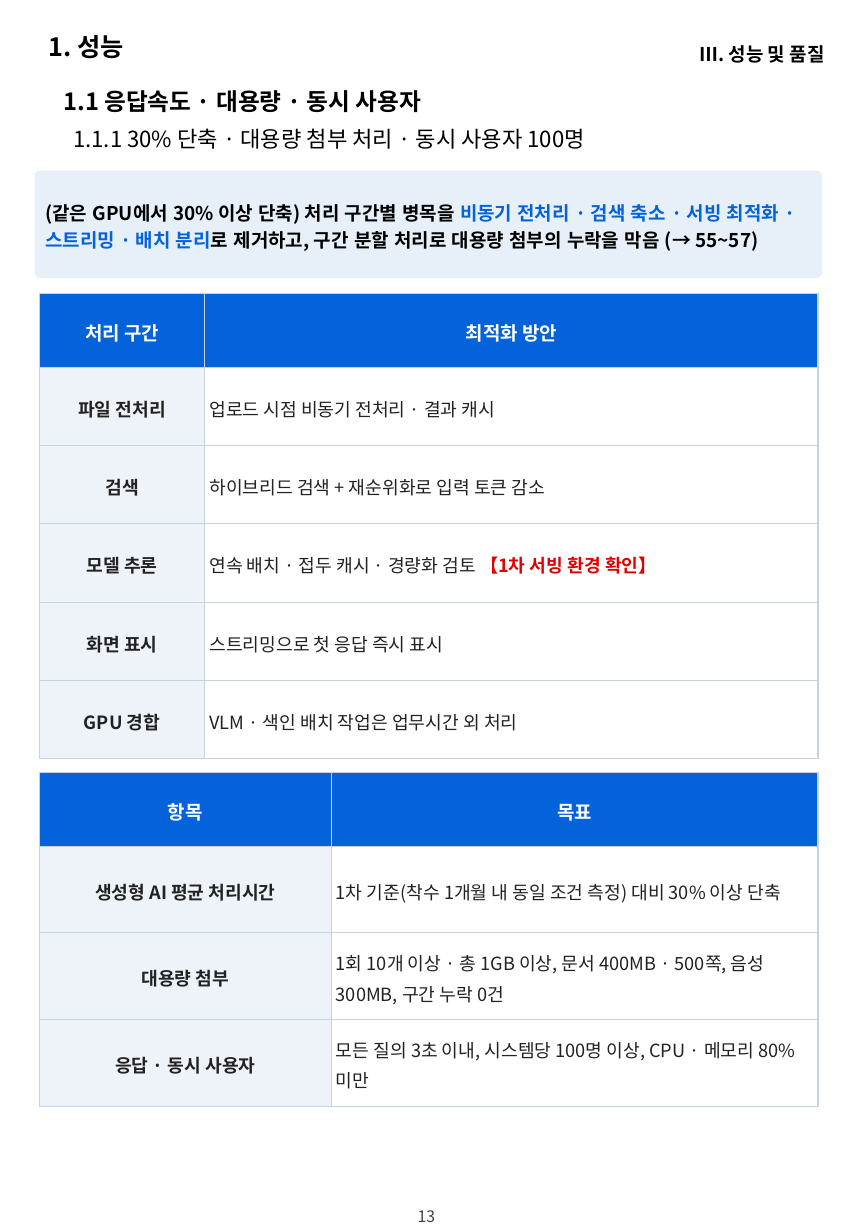
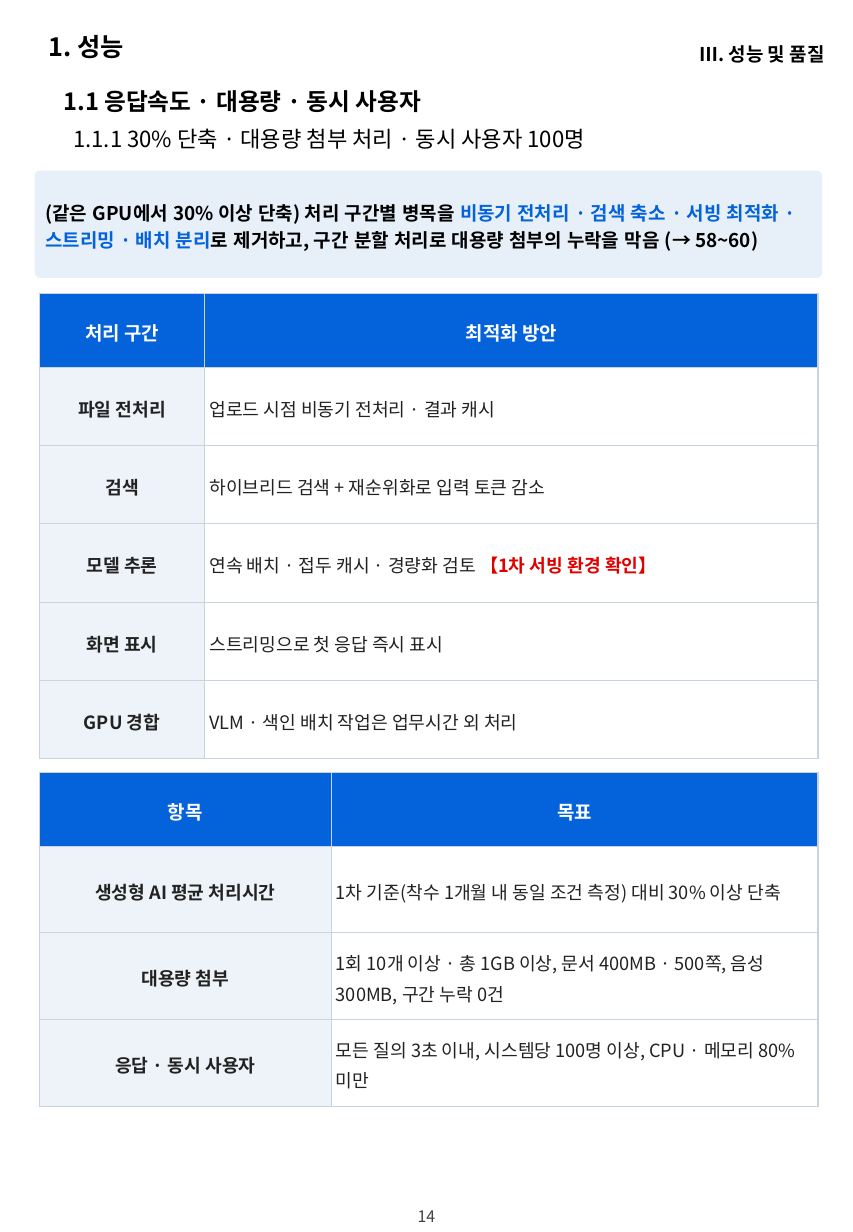
Before and after one commit to hwangsteeve-tech/hbjw, a slide deck: slide 14 of proposals/2026-11_nlrc-ai-labor-commission/nlrc_제안요약서.pptx (slide 13 before the commit). Drawn at 853x1232 pixels with LibreOffice and Linux fonts; fonts in the diff are those of the drawing; background and template pictures are left out. Boxes give left, top, right and bottom in pixels: in the first picture for what was removed or moved away, otherwise in the second. Text is boxed around its words. In the diff, an @@ line names an element or a change of style, - is before the commit and + after.

```diff
--- a/proposals/2026-11_nlrc-ai-labor-commission/nlrc_제안요약서.pptx
+++ b/proposals/2026-11_nlrc-ai-labor-commission/nlrc_제안요약서.pptx
@@ text in rounded rectangle at (45,204,779,251): text changed @@
-(같은 GPU에서 30% 이상 단축) 처리 구간별 병목을 비동기 전처리 · 검색 축소 · 서빙 최적화 · 스트리밍 · 배치 분리로 제거하고, 구간 분할 처리로 대용량 첨부의 누락을 막음 (→ 55~57)
+(같은 GPU에서 30% 이상 단축) 처리 구간별 병목을 비동기 전처리 · 검색 축소 · 서빙 최적화 · 스트리밍 · 배치 분리로 제거하고, 구간 분할 처리로 대용량 첨부의 누락을 막음 (→ 58~60)
@@ page number at (418,1210,436,1222): text changed @@
-13
+14
@@ text at (419,1210,435,1222): text changed @@
-13
+14
```
Also in this commit, not shown: 8 other slides changed, 1 slide added, 7 other files.
